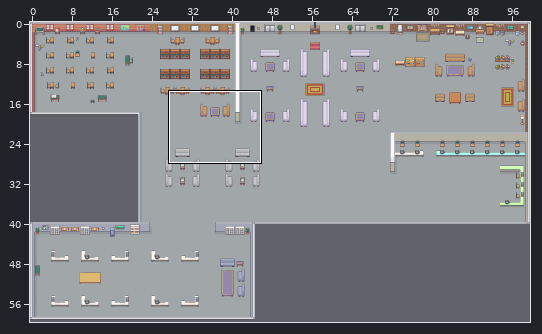
Two states of a Tiled map, resources/defaultmap.tmx. Above: a wide view before the commit, with the close-up outlined.
Close-up. First the earlier version:
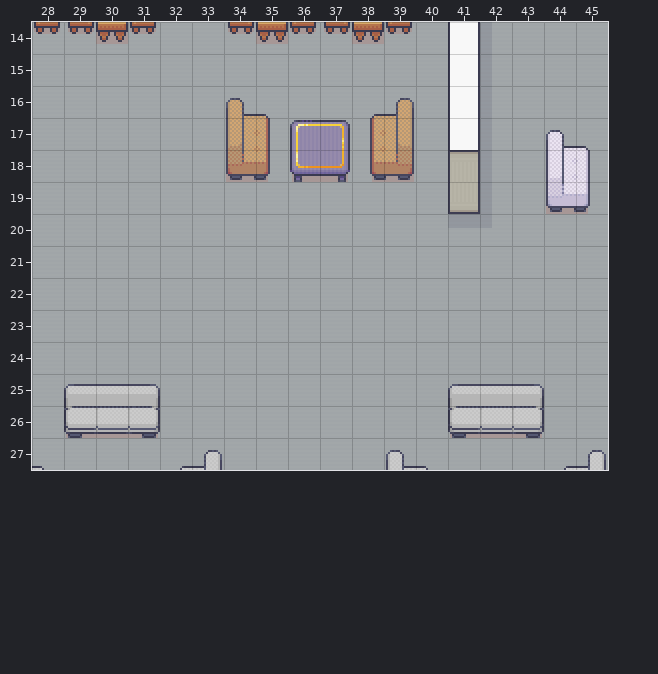
Cells are 32x32 px. Shown: x 28..45, y 14..27. The commit also changed other parts of the map, which this record leaves out. The old version is drawn lined up with the new one.
Once edited:
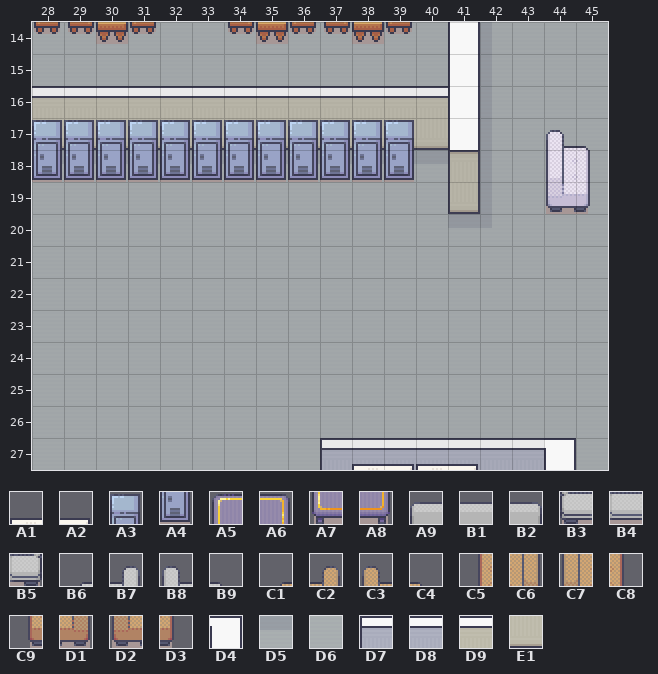
Key: from "MyTerrain": A1 242, A2 243, A3 652, A4 668, A5 741, A6 742, A7 757, A8 758, A9 1156, B1 1157, B2 1158, B3 1172, B4 1173, B5 1174, B6 1219, B7 1220, B8 1221, B9 1222, C1 1287, C2 1288, C3 1289, C4 1290, C5 1303, C6 1304, C7 1305, C8 1306, C9 1319, D1 1320, D2 1321, D3 1322; from "MyTerrain2": D4 14, D5 199, D6 216, D7 289, D8 290, D9 324, E1 341.
__ is an empty cell, ## one hidden under a higher layer, .. an unchanged one.
Difference:
map size 100x60 -> 100x41 cells
--- layer "Ground"
@@ x 28..40 @@
-16 D6 D6 D6 D6 D6 D6 D6 D6 D6 D6 D6 D6 D6
-17 D6 D6 D6 D6 D6 D6 D6 D6 D6 D6 D6 D6 D6
-18 D6 D6 D6 D6 D6 D6 D6 D6 D6 D6 D6 D6 ..
+16 D9 D9 D9 D9 D9 D9 D9 D9 D9 D9 D9 D9 D9
+17 E1 E1 E1 E1 E1 E1 E1 E1 E1 E1 E1 E1 E1
+18 D5 D5 D5 D5 D5 D5 D5 D5 D5 D5 D5 D5 ..
@@ x 37..44 @@
-27 D6 D6 D6 D6 D6 D6 D6 D6
+27 D7 D8 D8 D8 D8 D8 D8 ##
--- layer "World"
@@ x 28..39 @@
-16 .. .. .. .. .. .. C3 C4 .. .. C1 C2
-17 __ __ __ __ __ __ C7 C8 A5 A6 C5 C6
-18 __ __ __ __ __ __ D2 D3 A7 A8 C9 D1
+16 .. .. .. .. .. .. __ __ .. .. __ __
+17 A3 A3 A3 A3 A3 A3 A3 A3 A3 A3 A3 A3
+18 A4 A4 A4 A4 A4 A4 A4 A4 A4 A4 A4 A4
@@ x 28..45 @@
-25 .. A9 B1 B2 .. .. .. .. .. .. .. .. .. A9 B1 B2 .. ..
-26 .. B3 B4 B5 .. .. .. .. .. .. .. .. .. B3 B4 B5 .. ..
-27 B9 .. .. .. B6 B7 .. .. .. .. __ B8 B9 __ .. .. B6 B7
+25 .. __ __ __ .. .. .. .. .. .. .. .. .. __ __ __ .. ..
+26 .. __ __ __ .. .. .. .. .. .. .. .. .. __ __ __ .. ..
+27 __ .. .. .. __ __ .. .. .. .. A1 A2 A1 A2 .. .. D4 __
